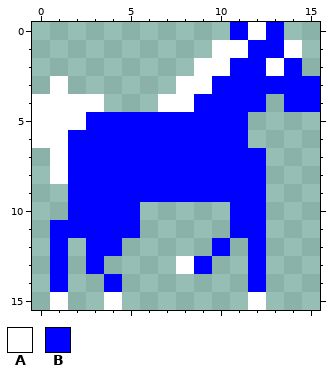
File history of a pixel-art sprite, data/images/sprites/horse/e/walk.png. Above: the version before the commit.
The file is 16x16 pixels.
Palette (. is transparent): A #ffffff  B #0000ff
Pixels before, first column x 0:
 0 ...........BAB..
 1 ..........AABBA.
 2 .........AABBAB.
 3 .A......AABBBBBB
 4 AAAA...AABBBB.BB
 5 AAABBBBBBBBB....
 6 AABBBBBBBBBB....
 7 .ABBBBBBBBBBB...
 8 .ABBBBBBBBBBB...
 9 ..BBBBBBBBBBB...
10 ..BBBB.....BB...
11 .BBBBB.....BB...
12 .B.BB.....B.B...
13 .B.B....AB..B...
14 .B..B.......B...
15 .A..A.......A...
The same view after the edit:
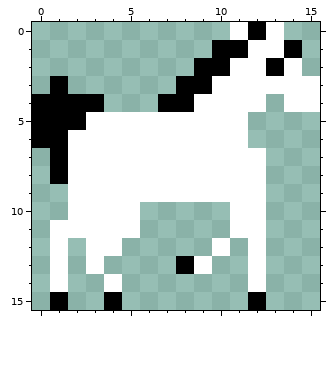
Change:
Colour A changes from #ffffff to #000000.
Colour B changes from #0000ff to #ffffff.
Boxes around the changes in both pictures, in picture pixels (x1, y1, x2, y2):
changed: (32, 22, 320, 310)
